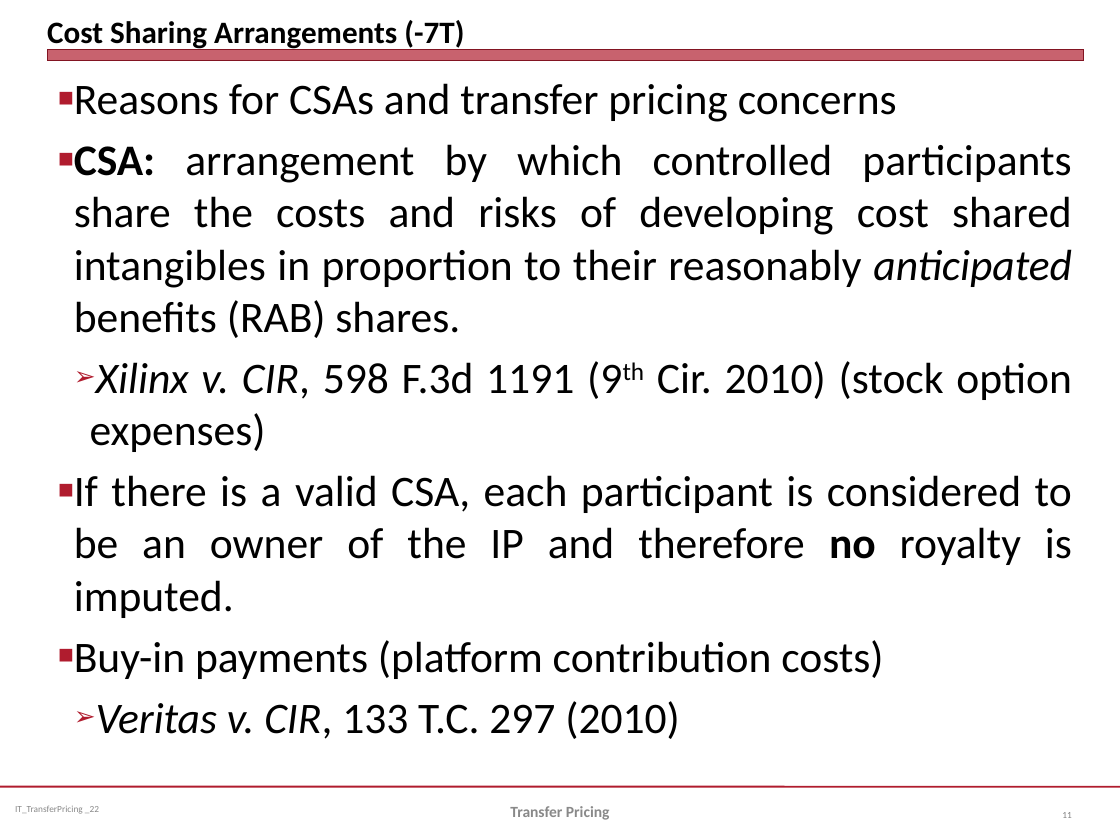
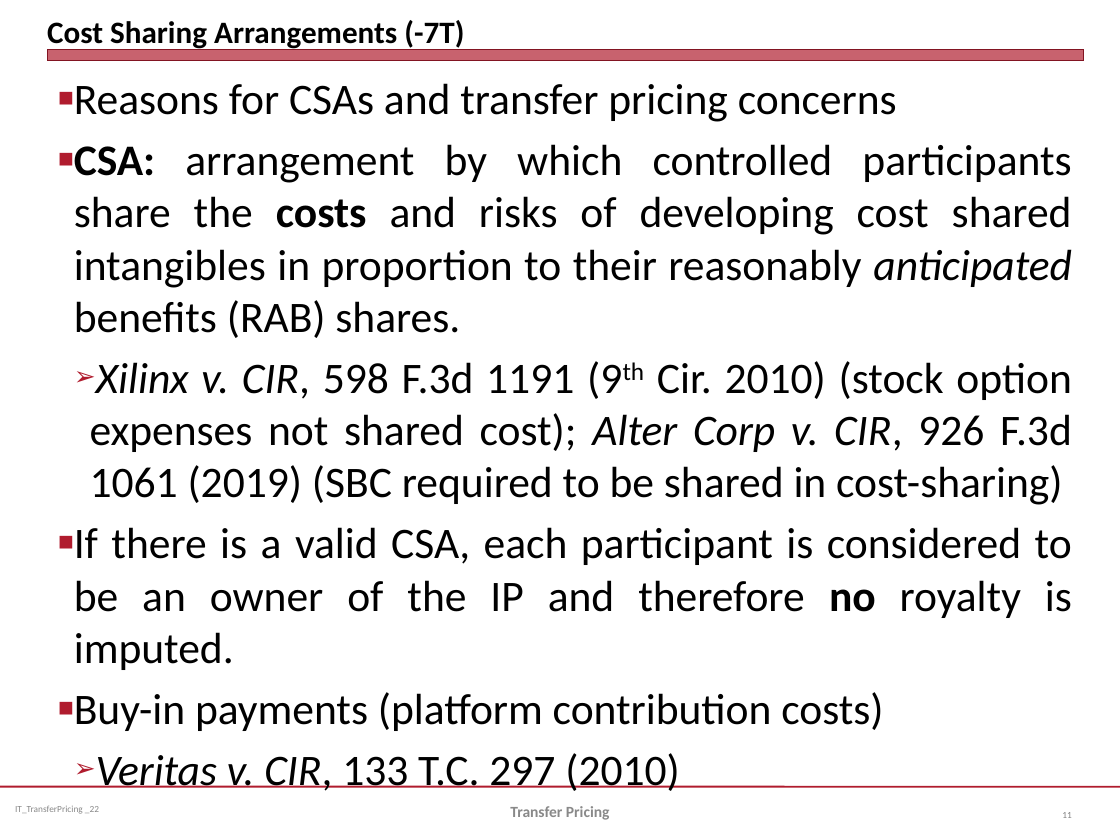
Before and after one commit to jmc877/International-Tax, a slide deck: slide 11 of slides/IT_TransferPricing_2022.pptx. Drawn at 1120x840 pixels with LibreOffice and Linux fonts; fonts in the diff are those of the drawing. Boxes give left, top, right and bottom in pixels: in the first picture for what was removed or moved away, otherwise in the second. Text is boxed around its words. In the diff, an @@ line names an element or a change of style, - is before the commit and + after.

```diff
--- a/slides/IT_TransferPricing_2022.pptx
+++ b/slides/IT_TransferPricing_2022.pptx
@@ text at (x1=74, y1=144, x2=1072, y2=338): bold on in "costs" @@
@@ text at (x1=90, y1=361, x2=1072, y2=505): text changed @@
-  ➢ Xilinx v. CIR, 598 F.3d 1191 (9th Cir. 2010) (stock option expenses)
+  ➢ Xilinx v. CIR, 598 F.3d 1191 (9th Cir. 2010) (stock option expenses not shared cost); Alter Corp v. CIR, 926 F.3d 1061 (2019) (SBC required to be shared in cost-sharing)
```
Also in this commit, not shown: 9 other slides changed, 2 slides removed, 1 other file.
